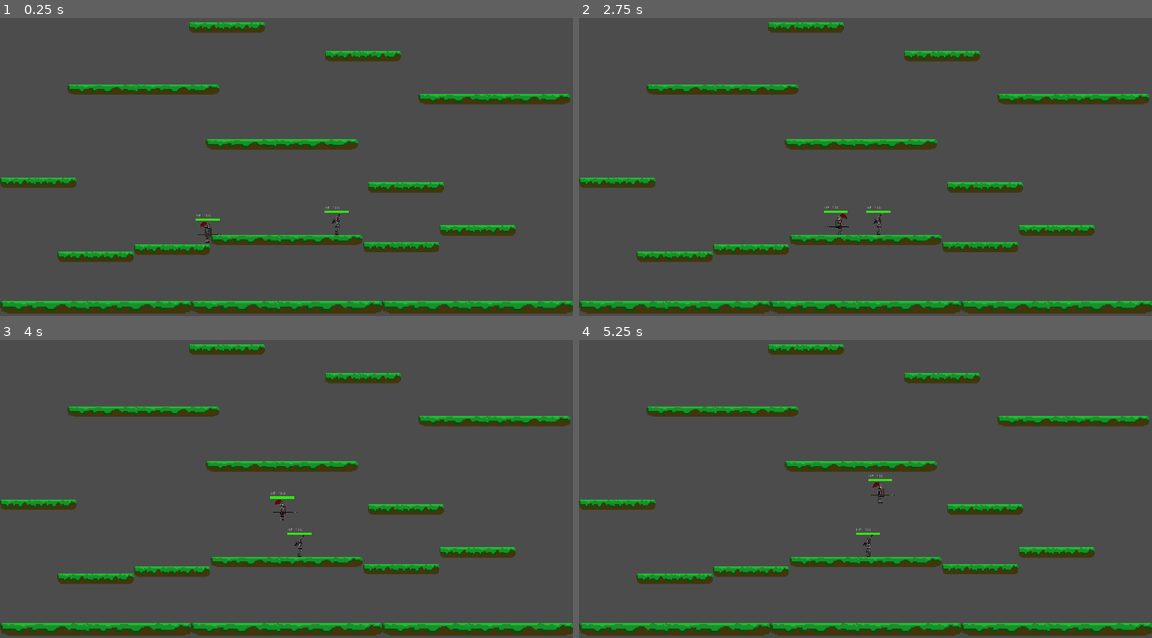
Above: before the commit, frames 1-4 (two rows, left to right).
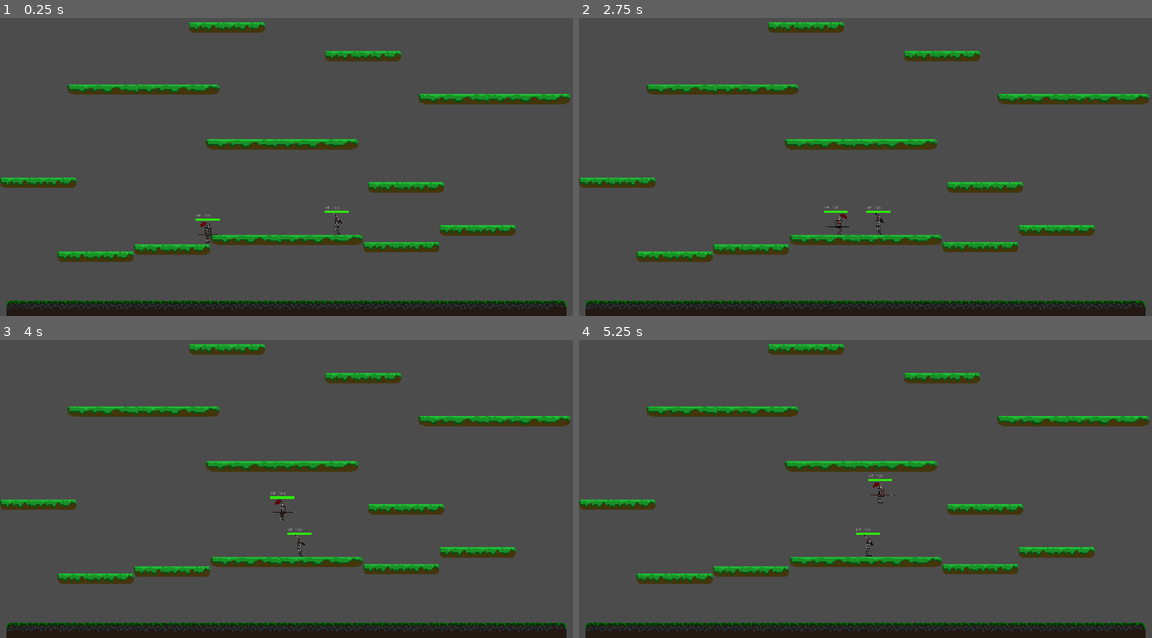
Above: after the commit, the same moments.

Repository: nicoletti-edu/Castle-Raiders
Game: Godot game, scene res://Game.tscn
Two runs of this game, one before a commit and one after it. Both use one fixed random seed, a clock stepped at 60 frames per second and the inputs below.
Inputs:
- Up to frame 1 (0.25 s): no input
- Up to frame 2 (2.75 s): tap Enter (P2 dash) at 0.5 s; hold H (P1 attack) 0.53-1.28 s; hold D (P1 right) 0.53-2.03 s; tap W (P1 up) at 0.77, 1.52 s; tap K (P1 block) at 1.35 s; hold A (P1 left) from 2.03 s (still down); tap G (P1 dash) at 2.1 s
- Up to frame 3 (4 s): release A (P1 left) at 2.78 s; hold D (P1 right) from 2.78 s (still down); tap J (P1 strong attack) at 2.85 s; tap W (P1 up) at 3.02, 3.77 s; hold Shift (P2 attack) from 3.53 s (still down)
- Up to frame 4 (5.25 s): release D (P1 right) at 4.28 s; release Shift (P2 attack) at 4.28 s; hold A (P1 left) 4.28-5.03 s; tap . (P2 block) at 4.35 s; tap W (P1 up) at 4.52 s; hold D (P1 right) from 5.03 s (still down); tap Enter (P2 dash) at 5.1 s

The runs differ from the first frame. In frame 1, 5.1% of the frame differs, in the area x 0-100%, y 65-100%; in frame 2, 5.1%; in frame 3, 5.1%; in frame 4, 5.1%.

Commit message:
Plataformas tilemap

Diff:
--- a/Cenario.tscn
+++ b/Cenario.tscn
@@ -1,19 +1,91 @@
-[gd_scene load_steps=4 format=2]
+[gd_scene load_steps=8 format=2]
 
 [ext_resource path="res://Meteoros.tscn" type="PackedScene" id=1]
-[ext_resource path="res://plataforma_central.tscn" type="PackedScene" id=2]
+[ext_resource path="res://Resources/Images/plataforma/plataforma normal/plataforma inteira baixo.png" type="Texture" id=3]
 [ext_resource path="res://Cenario.gd" type="Script" id=4]
+
+[sub_resource type="ConvexPolygonShape2D" id=2]
+points = PoolVector2Array( 64, 64, 0, 64, 0, 4, 64, 4 )
+
+[sub_resource type="ConvexPolygonShape2D" id=3]
+points = PoolVector2Array( 64, 64, 20, 64, 20, 4, 64, 4 )
+
+[sub_resource type="ConvexPolygonShape2D" id=4]
+points = PoolVector2Array( 44, 64, 0, 64, 0, 4, 44, 4 )
+
+[sub_resource type="TileSet" id=1]
+0/name = "plataforma inteira baixo.png 0"
+0/texture = ExtResource( 3 )
+0/tex_offset = Vector2( 0, 0 )
+0/modulate = Color( 1, 1, 1, 1 )
+0/region = Rect2( 167, 165, 64, 64 )
+0/tile_mode = 0
+0/occluder_offset = Vector2( 0, 0 )
+0/navigation_offset = Vector2( 0, 0 )
+0/shape_offset = Vector2( 0, 0 )
+0/shape_transform = Transform2D( 1, 0, 0, 1, 0, 0 )
+0/shape = SubResource( 2 )
+0/shape_one_way = false
+0/shape_one_way_margin = 1.0
+0/shapes = [ {
+"autotile_coord": Vector2( 0, 0 ),
+"one_way": false,
+"one_way_margin": 1.0,
+"shape": SubResource( 2 ),
+"shape_transform": Transform2D( 1, 0, 0, 1, 0, 0 )
+} ]
+0/z_index = 0
+1/name = "plataforma inteira baixo.png 1"
+1/texture = ExtResource( 3 )
+1/tex_offset = Vector2( 0, 0 )
+1/modulate = Color( 1, 1, 1, 1 )
+1/region = Rect2( 71, 165, 64, 64 )
+1/tile_mode = 0
+1/occluder_offset = Vector2( 0, 0 )
+1/navigation_offset = Vector2( 0, 0 )
+1/shape_offset = Vector2( 0, 0 )
+1/shape_transform = Transform2D( 1, 0, 0, 1, 0, 0 )
+1/shape = SubResource( 3 )
+1/shape_one_way = false
+1/shape_one_way_margin = 1.0
+1/shapes = [ {
+"autotile_coord": Vector2( 0, 0 ),
+"one_way": false,
+"one_way_margin": 1.0,
+"shape": SubResource( 3 ),
+"shape_transform": Transform2D( 1, 0, 0, 1, 0, 0 )
+} ]
+1/z_index = 0
+2/name = "plataforma inteira baixo.png 2"
+2/texture = ExtResource( 3 )
+2/tex_offset = Vector2( 0, 0 )
+2/modulate = Color( 1, 1, 1, 1 )
+2/region = Rect2( 263, 165, 64, 64 )
+2/tile_mode = 0
+2/occluder_offset = Vector2( 0, 0 )
+2/navigation_offset = Vector2( 0, 0 )
+2/shape_offset = Vector2( 0, 0 )
+2/shape_transform = Transform2D( 1, 0, 0, 1, 0, 0 )
+2/shape = SubResource( 4 )
+2/shape_one_way = false
+2/shape_one_way_margin = 1.0
+2/shapes = [ {
+"autotile_coord": Vector2( 0, 0 ),
+"one_way": false,
+"one_way_margin": 1.0,
+"shape": SubResource( 4 ),
+"shape_transform": Transform2D( 1, 0, 0, 1, 0, 0 )
+} ]
+2/z_index = 0
 
 [node name="Cenario" type="Node2D"]
 script = ExtResource( 4 )
 
-[node name="plataforma_central" parent="." instance=ExtResource( 2 )]
-position = Vector2( 331.73, 1053.35 )
+[node name="Meteoros" parent="." instance=ExtResource( 1 )]
 
-[node name="plataforma_central2" parent="." instance=ExtResource( 2 )]
-position = Vector2( 971.533, 1053.35 )
+[node name="Plataforma Principal" type="Node2D" parent="."]
 
-[node name="plataforma_central3" parent="." instance=ExtResource( 2 )]
-position = Vector2( 1611.34, 1053.35 )
-
-[node name="Meteoros" parent="." instance=ExtResource( 1 )]
+[node name="TileMap" type="TileMap" parent="Plataforma Principal"]
+tile_set = SubResource( 1 )
+format = 1
+tile_data = PoolIntArray( 1048576, 1, 0, 1048577, 0, 0, 1048578, 0, 0, 1048579, 0, 0, 1048580, 0, 0, 1048581, 0, 0, 1048582, 0, 0, 1048583, 0, 0, 1048584, 0, 0, 1048585, 0, 0, 1048586, 0, 0, 1048587, 0, 0, 1048588, 0, 0, 1048589, 0, 0, 1048590, 0, 0, 1048591, 0, 0, 1048592, 0, 0, 1048593, 0, 0, 1048594, 0, 0, 1048595, 0, 0, 1048596, 0, 0, 1048597, 0, 0, 1048598, 0, 0, 1048599, 0, 0, 1048600, 0, 0, 1048601, 0, 0, 1048602, 0, 0, 1048603, 0, 0, 1048604, 0, 0, 1048605, 2, 0 )
--- a/Player2.tscn
+++ b/Player2.tscn
@@ -10,18 +10,18 @@
 [sub_resource type="RectangleShape2D" id=1]
 extents = Vector2( 8, 32 )
 
-[sub_resource type="SpriteFrames" id=4]
+[sub_resource type="SpriteFrames" id=2]
 animations = [ {
 "frames": [ ExtResource( 8 ), ExtResource( 7 ), ExtResource( 4 ), ExtResource( 3 ), ExtResource( 9 ) ],
 "loop": true,
 "name": "standing",
-"speed": 5.0
+"speed": 3.0
 } ]
 
-[sub_resource type="StyleBoxFlat" id=2]
+[sub_resource type="StyleBoxFlat" id=3]
 bg_color = Color( 0.176471, 0.913725, 0.0470588, 1 )
 
-[sub_resource type="StyleBoxFlat" id=3]
+[sub_resource type="StyleBoxFlat" id=4]
 bg_color = Color( 0.0862745, 0.384314, 0.00784314, 1 )
 
 [node name="Player2" type="Node2D"]
@@ -35,13 +35,12 @@
 shape = SubResource( 1 )
 
 [node name="AnimatedSprite" type="AnimatedSprite" parent="Player2"]
-position = Vector2( -3, -13 )
-scale = Vector2( 0.5, 0.5 )
-frames = SubResource( 4 )
+position = Vector2( 0, -8 )
+scale = Vector2( 0.25, 0.25 )
+frames = SubResource( 2 )
 animation = "standing"
-frame = 3
+frame = 2
 playing = true
-flip_h = true
 
 [node name="HP" type="Label" parent="Player2"]
 margin_left = -40.0
Not shown: 1 places in Player2.tscn that only renumber resources
Binary file changed: Resources/Images/animaçao cavaleiro/idle/IDLE1.png
Binary file changed: Resources/Images/animaçao cavaleiro/idle/IDLE2.png
Binary file changed: Resources/Images/animaçao cavaleiro/idle/IDLE3.png
Binary file changed: Resources/Images/animaçao cavaleiro/idle/IDLE4.png
Binary file changed: Resources/Images/animaçao cavaleiro/idle/IDLE5.png
Binary file added: Resources/Images/plataforma/plataforma aérea/lado direto aereo.png
Not shown, added: Resources/Images/plataforma/plataforma aérea/lado direto aereo.png.import
Binary file added: Resources/Images/plataforma/plataforma aérea/lado esquerdo aereo.png
Not shown, added: Resources/Images/plataforma/plataforma aérea/lado esquerdo aereo.png.import
Binary file added: Resources/Images/plataforma/plataforma aérea/meio aereo.png
Not shown, added: Resources/Images/plataforma/plataforma aérea/meio aereo.png.import
(and 8 more such lines)
